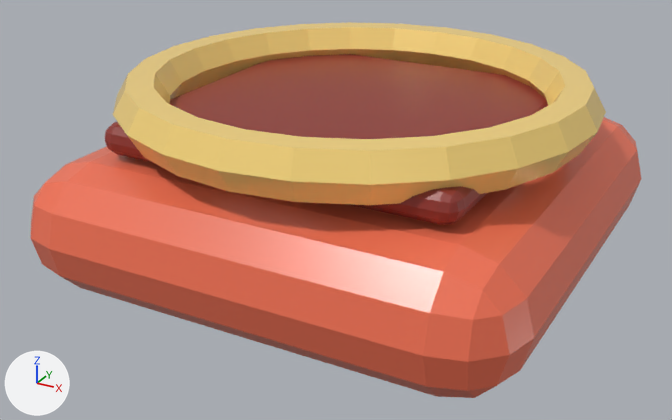
The FBX model Assets/_Projects/Art/PR3D/Containers/PR3D_Container_1x1.fbx as it was, and as the next commit left it.
Camera for both pictures: a camera (50 mm lens) standing at (0.71, -1.367, 0.754) and looking at (-0.017, -0.046, 0.093). Every picture has the same lights, and +X, +Y and +Z are marked at lower left. The picture after the commit comes second. Where no turn or scale is listed for an object, it has been applied to the vertices.

Names of what the first picture shows: 'Visual_1x1_Base_00', 'Visual_1x1_Inset_00', 'Visual_1x1_Rim_00'.
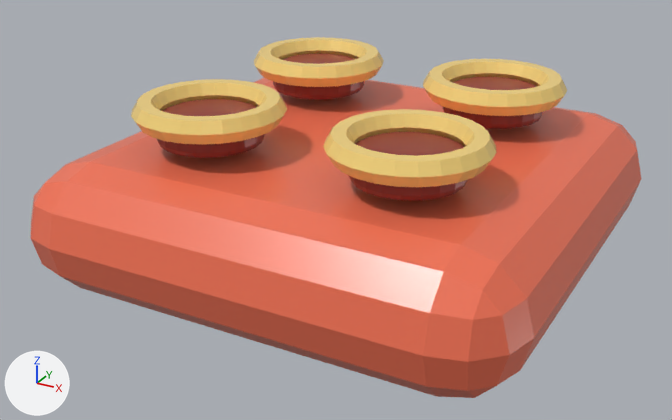
What changed in the scene script:
```text
Add me_cylinder_042:
    me_cylinder_042.from_pydata(...)  # 120 vertices, 102 faces; spans x -0.09..0.09, y -0.09..0.09, z -0.025..0.025
    me_cylinder_042.materials.append(mat_pr3d_mat_container_interior)  # red #90352c
Add me_torus_050:
    me_torus_050.from_pydata(...)  # a torus around z (ring radius 0.105, tube radius 0.022) spanning x -0.127..0.127, y -0.127..0.127, z -0.019..0.019
    me_torus_050.materials.append(mat_pr3d_mat_container_rim)  # yellow #ffdd81
Remove ob_visual_1x1_inset_00:
    ob_visual_1x1_inset_00 = bpy.data.objects.new('Visual_1x1_Inset_00', me_cube_001)
    ob_visual_1x1_inset_00.location = (0.0, 0.0, 0.255)
Remove ob_visual_1x1_rim_00:
    ob_visual_1x1_rim_00 = bpy.data.objects.new('Visual_1x1_Rim_00', me_torus)
    ob_visual_1x1_rim_00.location = (0.0, 0.0, 0.295)
Add ob_visual_1x1_topping_00_02:
    ob_visual_1x1_topping_00_02 = bpy.data.objects.new('Visual_1x1_Topping_00_02', me_cylinder_042)
    ob_visual_1x1_topping_00_02.location = (0.18, -0.18, 0.26)
Add ob_visual_1x1_toppingrim_00_00:
    ob_visual_1x1_toppingrim_00_00 = bpy.data.objects.new('Visual_1x1_ToppingRim_00_00', me_torus_050)
    ob_visual_1x1_toppingrim_00_00.location = (-0.18, -0.18, 0.29)
Add ob_visual_1x1_toppingrim_00_03:
    ob_visual_1x1_toppingrim_00_03 = bpy.data.objects.new('Visual_1x1_ToppingRim_00_03', me_torus_050.copy())
    ob_visual_1x1_toppingrim_00_03.location = (0.18, 0.18, 0.29)
Add ob_visual_1x1_topping_00_03:
    ob_visual_1x1_topping_00_03 = bpy.data.objects.new('Visual_1x1_Topping_00_03', me_cylinder_042.copy())
    ob_visual_1x1_topping_00_03.location = (0.18, 0.18, 0.26)
Add ob_visual_1x1_topping_00_00:
    ob_visual_1x1_topping_00_00 = bpy.data.objects.new('Visual_1x1_Topping_00_00', me_cylinder_042.copy())
    ob_visual_1x1_topping_00_00.location = (-0.18, -0.18, 0.26)
Add ob_visual_1x1_topping_00_01:
    ob_visual_1x1_topping_00_01 = bpy.data.objects.new('Visual_1x1_Topping_00_01', me_cylinder_042.copy())
    ob_visual_1x1_topping_00_01.location = (-0.18, 0.18, 0.26)
Add ob_visual_1x1_toppingrim_00_02:
    ob_visual_1x1_toppingrim_00_02 = bpy.data.objects.new('Visual_1x1_ToppingRim_00_02', me_torus_050.copy())
    ob_visual_1x1_toppingrim_00_02.location = (0.18, -0.18, 0.29)
Add ob_visual_1x1_toppingrim_00_01:
    ob_visual_1x1_toppingrim_00_01 = bpy.data.objects.new('Visual_1x1_ToppingRim_00_01', me_torus_050.copy())
    ob_visual_1x1_toppingrim_00_01.location = (-0.18, 0.18, 0.29)
```

Changed parts and their boxes (x1, y1, x2, y2) in the pictures (672 x 420 px):
'Visual_1x1_Rim_00', deleted (yellow)
    before: (113, 22, 606, 205)
'Visual_1x1_Inset_00', deleted (red)
    before: (105, 54, 548, 225)
'Visual_1x1_ToppingRim_00_02', added (yellow)
    after: (323, 109, 497, 187)
'Visual_1x1_ToppingRim_00_00', added (yellow)
    after: (131, 79, 287, 145)
'Visual_1x1_ToppingRim_00_03', added (yellow)
    after: (423, 59, 567, 116)
'Visual_1x1_ToppingRim_00_01', added (yellow)
    after: (254, 37, 384, 87)
'Visual_1x1_Topping_00_02', added (red)
    after: (349, 132, 468, 201)
'Visual_1x1_Topping_00_00', added (red)
    after: (157, 99, 265, 158)
'Visual_1x1_Topping_00_03', added (red)
    after: (443, 77, 544, 129)
'Visual_1x1_Topping_00_01', added (red)
    after: (273, 54, 364, 100)
